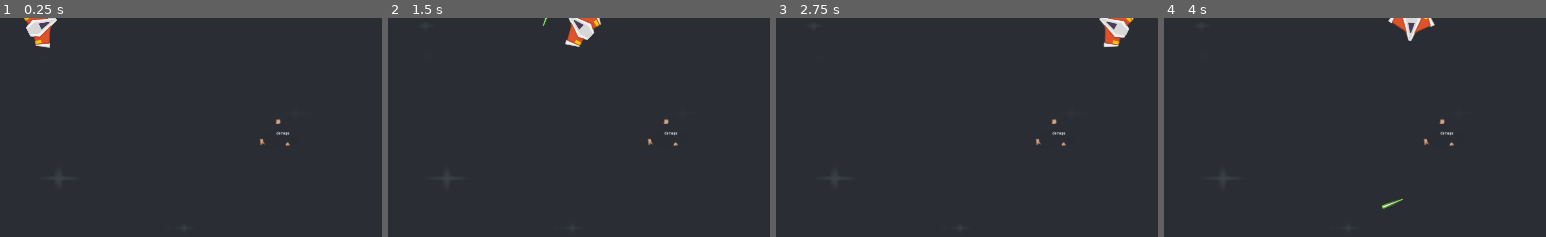
Above: before the commit, frames 1-4 (left to right).
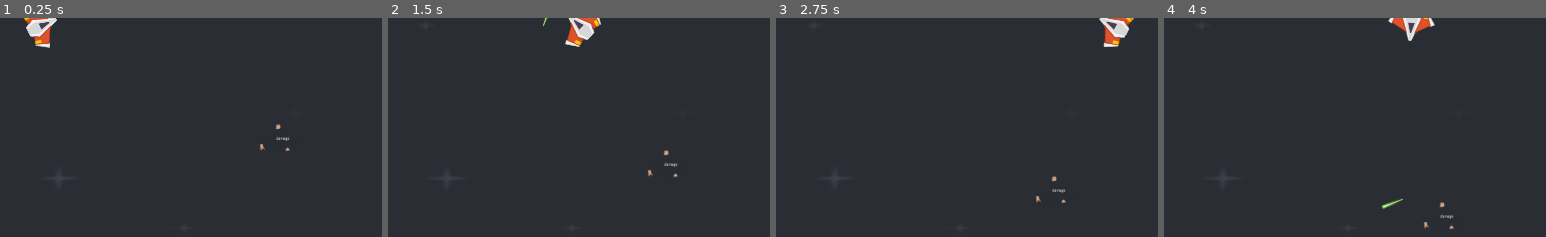
Above: after the commit, the same moments.

Repository: Ksionshek/pifpafmarine
Game: Godot game, scene res://scenes/Game/game.tscn
The game is run twice, just before and just after one commit, with the same random seed, the same clock (stepped at 60 frames per second) and the same inputs.
Inputs (mouse positions are % of the whole screen's width and height, from its top left):
- Up to frame 1 (0.25 s): no input
- Up to frame 2 (1.5 s): move the mouse to (75, 44) at 0.52 s; hold D (right) 0.53-1.25 s; click (75, 44) at 0.6 s; drag from (31, 54) to (71, 49) at 1.27 s
- Up to frame 3 (2.75 s): move the mouse to (62, 26) at 2.02 s; hold D (right) from 2.03 s (still down); click (62, 26) at 2.1 s
- Up to frame 4 (4 s): release D (right) at 2.75 s; drag from (46, 69) to (90, 49) at 2.77 s; move the mouse to (83, 64) at 3.52 s; hold A (left) from 3.53 s (still down); click (83, 64) at 3.6 s
The pictures show only the part of the screen within x 46-96%, y 47-97%; the shares and areas given below are measured in that part.

The runs differ from the first frame. In frame 1, 0.2% of the frame differs, in the area x 68-76%, y 46-61%; in frame 2, 0.2%; in frame 3, 0.2%, in the area x 68-76%, y 46-85%; in frame 4, 0.2%.

Commit message:
Fire_rate & powerup
fire rate on FIC + movecomp to powerup

Diff:
--- a/scenes/Levels/Level1/level_1.tscn
+++ b/scenes/Levels/Level1/level_1.tscn
@@ -30,3 +30,4 @@
 
 [node name="PowerUp" parent="." instance=ExtResource("5_qmuii")]
 position = Vector2(570, 263)
+needs_update = false
--- a/scenes/PowerUps/power_up.tscn
+++ b/scenes/PowerUps/power_up.tscn
@@ -1,8 +1,9 @@
-[gd_scene load_steps=5 format=3 uid="uid://b5ujrkp2ahq6y"]
+[gd_scene load_steps=6 format=3 uid="uid://b5ujrkp2ahq6y"]
 
 [ext_resource type="Script" path="res://scripts/Resources/PowerUps/PowerUp.gd" id="1_1g5se"]
 [ext_resource type="Resource" uid="uid://d2hm6osj20ny8" path="res://scripts/Resources/PowerUps/new_resource.tres" id="2_pcis4"]
 [ext_resource type="Texture2D" uid="uid://dwvr5f1mf0u8p" path="res://kenney_space-shooter-redux/PNG/Damage/playerShip1_damage1.png" id="3_j11rj"]
+[ext_resource type="PackedScene" uid="uid://dj1rgyrbtbkps" path="res://scenes/Components/move_component.tscn" id="4_o7c1u"]
 
 [sub_resource type="RectangleShape2D" id="RectangleShape2D_d3e8v"]
 
@@ -13,7 +14,6 @@
 upgrade_label = NodePath("Label")
 sprite = NodePath("Sprite2D")
 bullet_power_up = ExtResource("2_pcis4")
-needs_update = true
 
 [node name="CollisionShape2D" type="CollisionShape2D" parent="."]
 position = Vector2(0, 10)
@@ -29,3 +29,7 @@
 offset_bottom = 13.0
 theme_override_font_sizes/font_size = 8
 text = "damage"
+
+[node name="MoveComponent" parent="." node_paths=PackedStringArray("actor") instance=ExtResource("4_o7c1u")]
+actor = NodePath("..")
+velocity = Vector2(0, 50)
--- a/scenes/player/player.tscn
+++ b/scenes/player/player.tscn
@@ -29,6 +29,7 @@
 
 [node name="FireInputComponent" type="Node2D" parent="."]
 script = ExtResource("4_k6670")
+fire_rate = 0.1
 
 [node name="MoveInputComponent" type="Node2D" parent="." node_paths=PackedStringArray("move_component")]
 script = ExtResource("3_loktg")
--- a/scripts/Components/fire_input_component.gd
+++ b/scripts/Components/fire_input_component.gd
@@ -4,6 +4,13 @@
 @onready var weapon_component: WeaponComponent = $"../WeaponComponent"
 @onready var pifpafs: Node2D = $"../Pifpafs"
 
+
+#Fire_rate related
+@export var fire_rate : float = 0.4
+var canShoot : bool = true
+var timer: Timer = Timer.new()
+func _ready() -> void:
+	add_child(timer)
 
 func fire_lasers(mousePos: Vector2) -> void:
 	for marker in pifpafs.get_children():
@@ -13,6 +20,10 @@
 
 
 func _input(_event: InputEvent) -> void:
-	if Input.is_action_just_pressed("fire"):
+	if Input.is_action_just_pressed("fire") and canShoot:
+		timer.start(fire_rate)
 		var mousePos = get_global_mouse_position()
 		fire_lasers(mousePos)
+		canShoot = false
+		await timer.timeout
+		canShoot = true
--- a/scripts/Components/weapon_component.gd
+++ b/scripts/Components/weapon_component.gd
@@ -5,7 +5,6 @@
 # The scene we want to spawn
 @export var scene: PackedScene
 @onready var power_ups_holder_component: PowerUpHolderComponent = $"../PowerUpsHolderComponent"
-
 
 # Spawn an instance of the scene at a specific global position on a parent
 # By default the parent is the current "main" scene , but you can pass in
--- a/scripts/Resources/PowerUps/DamageBulletPowerUp.gd
+++ b/scripts/Resources/PowerUps/DamageBulletPowerUp.gd
@@ -1,7 +1,8 @@
 class_name DamageBulletPowerUp
 extends BaseBulletPowerUp
 
-
+@export var amount: int = 5
 func apply_upgrade(bullet: Bullet):
-	print('DBP.gd: bullet got dmg')
-	bullet.hitbox_component.damage += 5
+	print('DBP.gd: bullet dmg before: ' + str(bullet.hitbox_component.damage))
+	bullet.hitbox_component.damage += amount
+	print('DBP.gd: bullet dmg after: ' + str(bullet.hitbox_component.damage))
--- a/scripts/Resources/PowerUps/new_resource.tres
+++ b/scripts/Resources/PowerUps/new_resource.tres
@@ -5,5 +5,6 @@
 
 [resource]
 script = ExtResource("1_5u76i")
+amount = 1
 texture = ExtResource("2_rwds3")
 upgrade_text = "damage"
